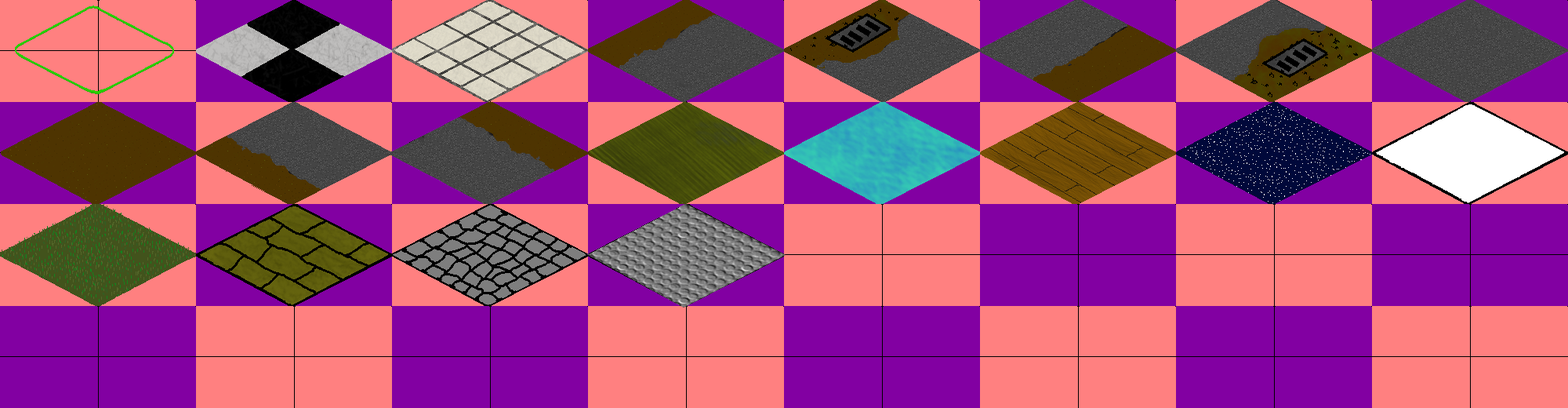
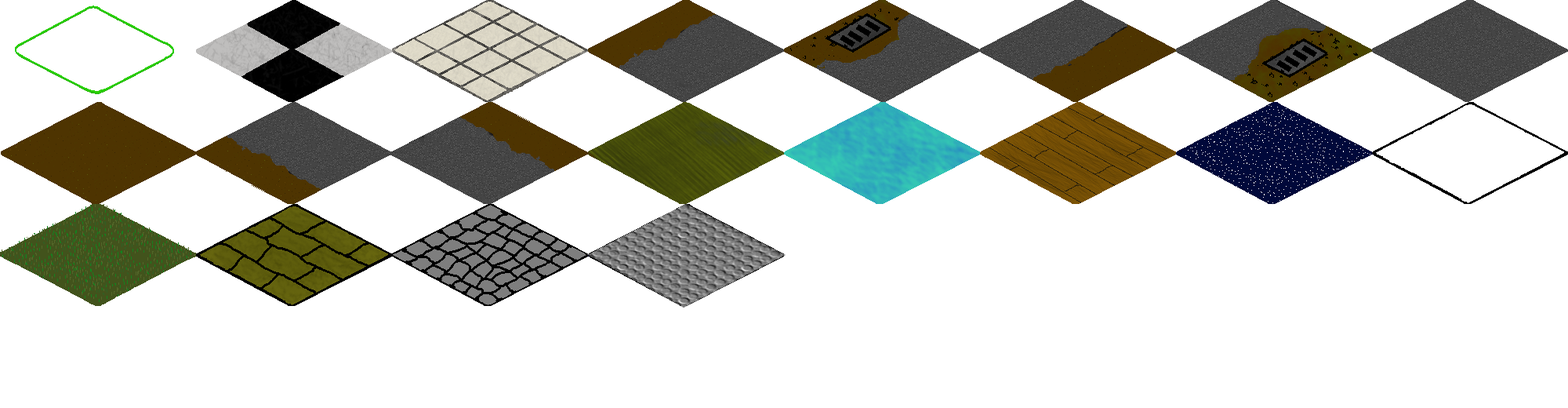
The second 1568 × 408 image is a revision of the first. Changes to its layers:
painted on "tiles250x129.png" over (489, 72, 546, 102)
hid "Layer", painted on it over (0, 0, 1568, 408)
